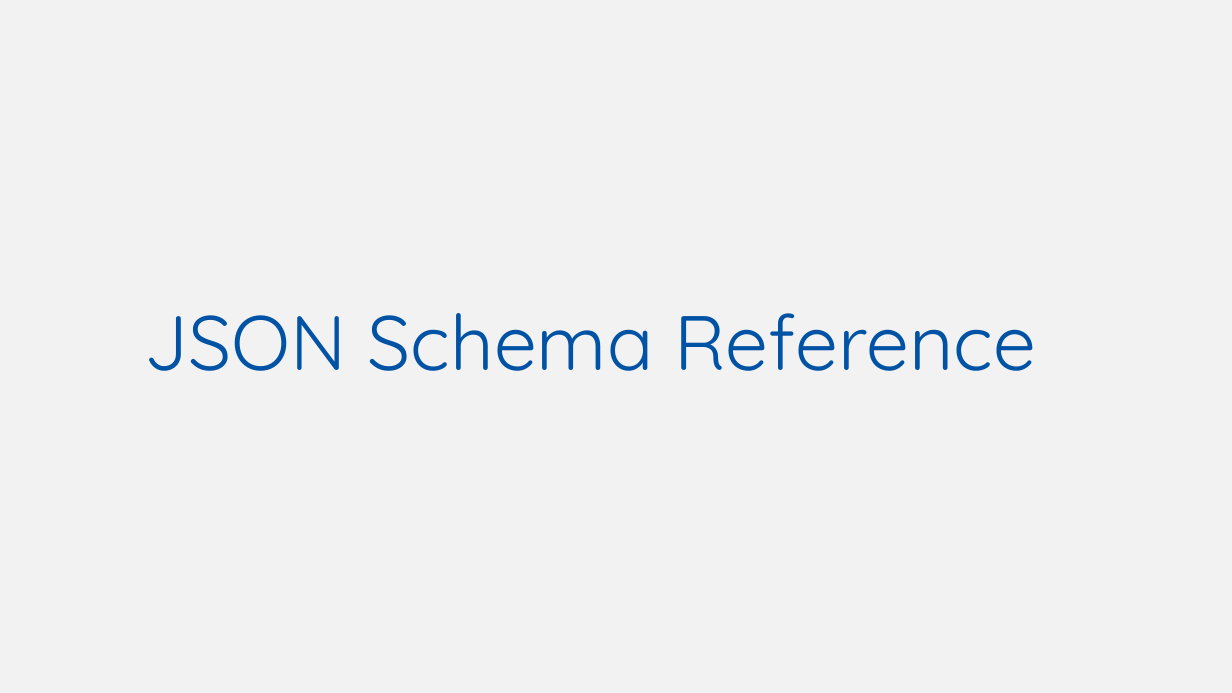
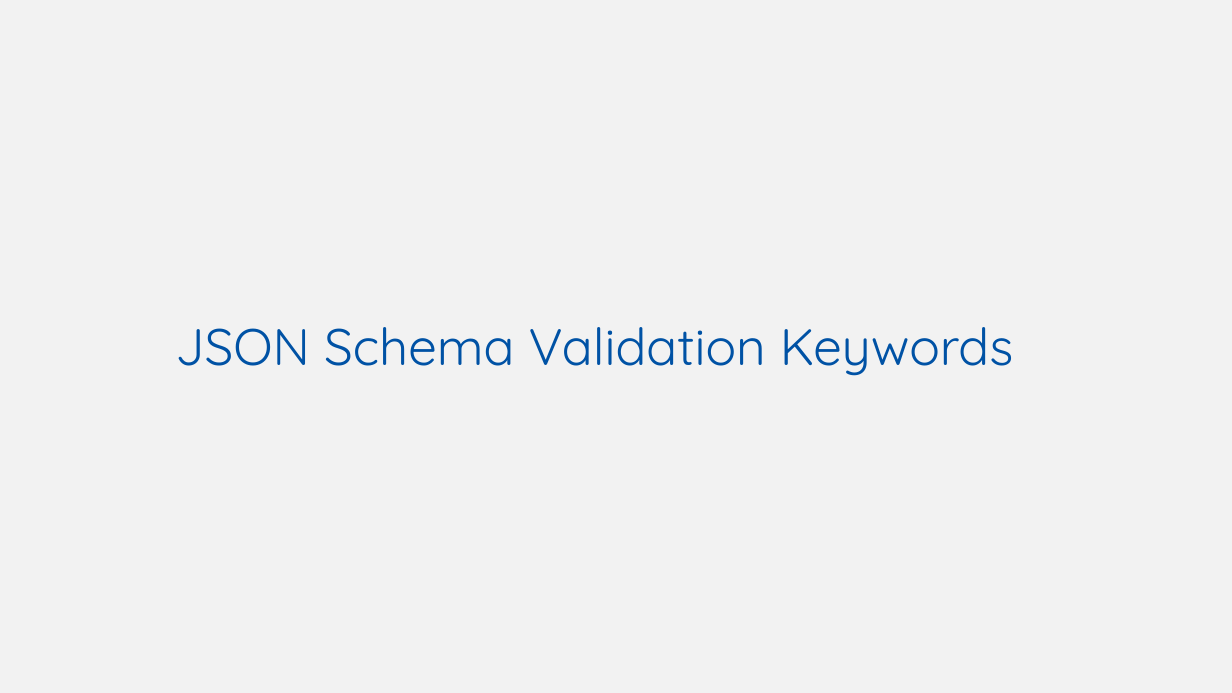
Before and after one commit to w3c/wot-cg, a slide deck: slide 8 of Tutorials/whatiswot/6-JSON_Schema_in_Practice/6-JSON_Schema_in_Practice.pptx. Drawn at 1232x693 pixels with LibreOffice and Linux fonts; fonts in the diff are those of the drawing. Boxes give left, top, right and bottom in pixels: in the first picture for what was removed or moved away, otherwise in the second. Text is boxed around its words. In the diff, an @@ line names an element or a change of style, - is before the commit and + after.

```diff
--- a/Tutorials/whatiswot/6-JSON_Schema_in_Practice/6-JSON_Schema_in_Practice.pptx
+++ b/Tutorials/whatiswot/6-JSON_Schema_in_Practice/6-JSON_Schema_in_Practice.pptx
@@ text at box(175, 327, 1014, 376): text changed; size 60 to 40 pt @@
-JSON Schema Reference
+JSON Schema Validation Keywords
```
Also in this commit, not shown: 12 other slides changed.
